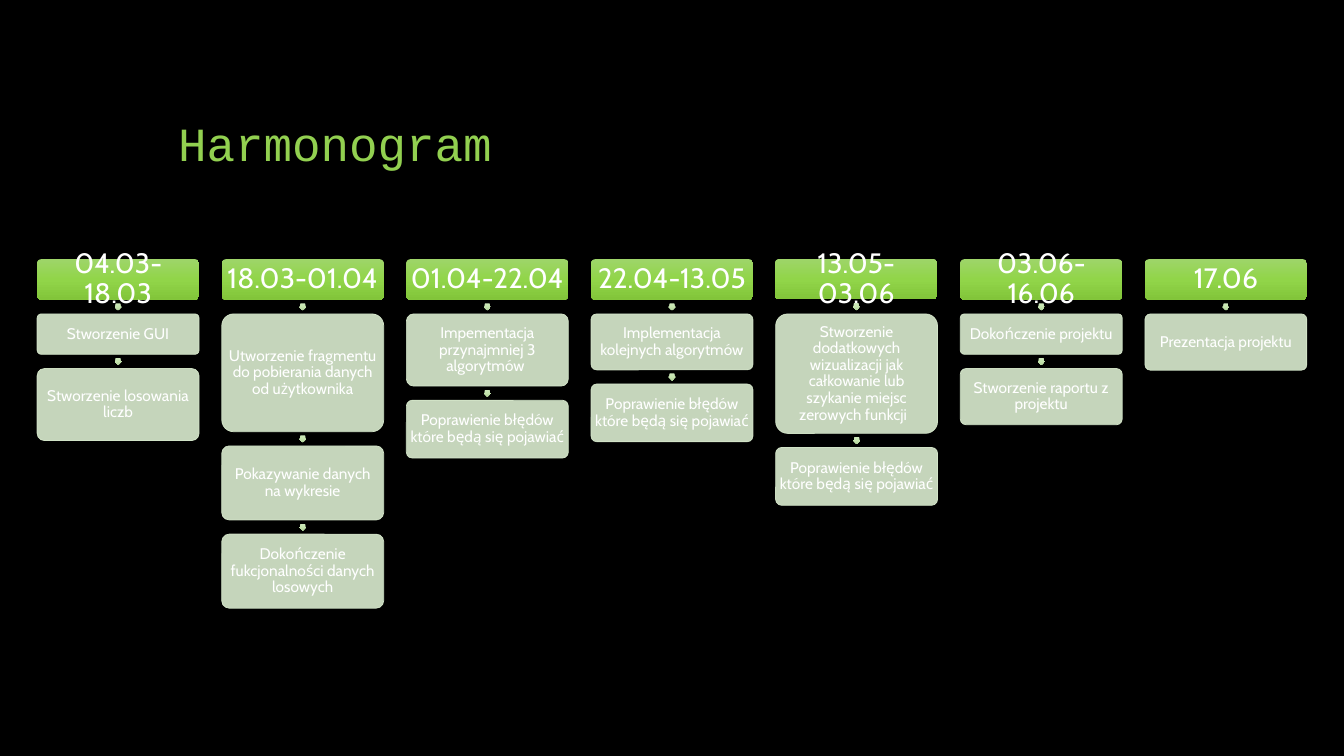
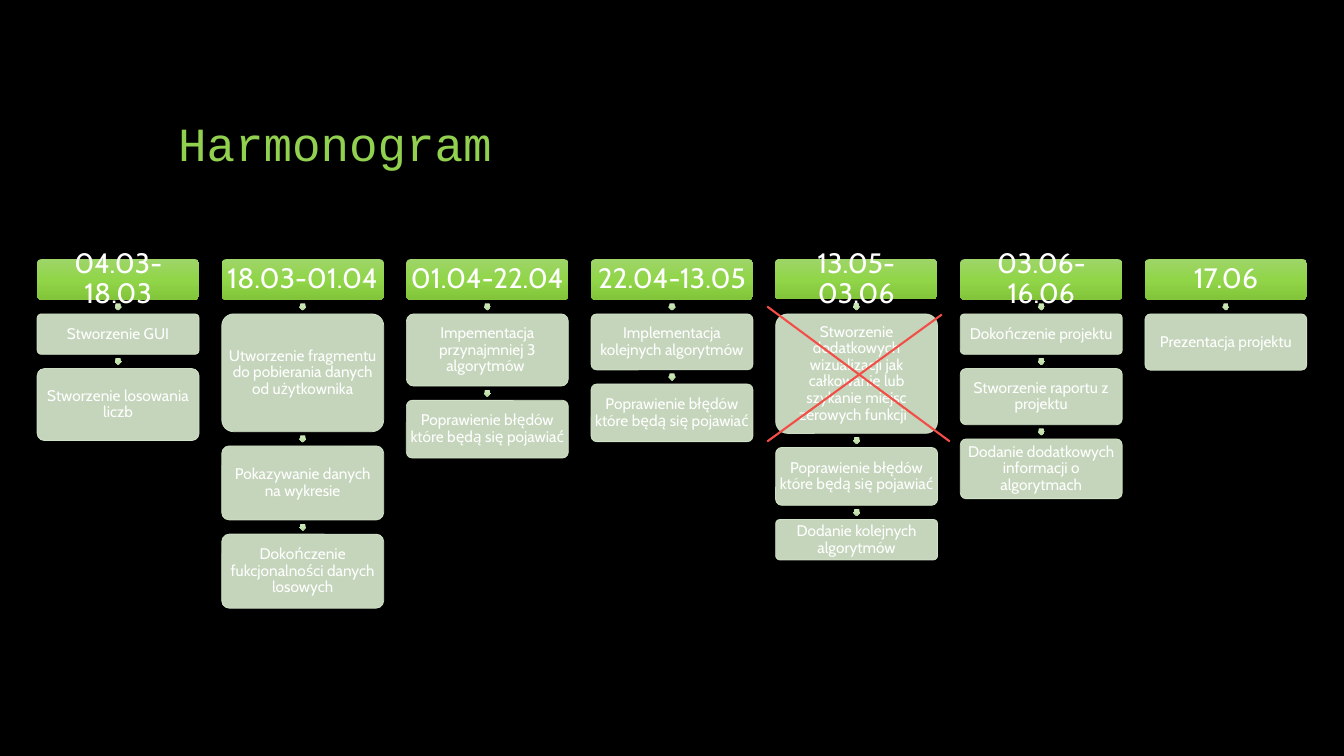
Before and after one commit to SebsatianM/IPP, a slide deck: slide 4 of Indywidualny projekt programistyczny Sebastian Mielczarek.pptx (slide 5 before the commit). Drawn at 1344x756 pixels with LibreOffice and Linux fonts; fonts in the diff are those of the drawing. Boxes give left, top, right and bottom in pixels: in the first picture for what was removed or moved away, otherwise in the second. Text is boxed around its words. In the diff, an @@ line names an element or a change of style, - is before the commit and + after.

```diff
--- a/Indywidualny projekt programistyczny Sebastian Mielczarek.pptx
+++ b/Indywidualny projekt programistyczny Sebastian Mielczarek.pptx
@@ line added from (767, 307) to (950, 442), #F34D47 1.5 pt @@
@@ line added from (942, 315) to (767, 442), #F34D47 1.5 pt @@
@@ group added at bbox=[775, 429, 1123, 560]: 2 right arrows, 2 rounded rectangles, 2 texts @@
+Dodanie kolejnych algorytmów
+Dodanie dodatkowych informacji o algorytmach
```
Also in this commit, not shown: 3 other slides changed, 2 slides added, 1 slide removed, 2 other files.
